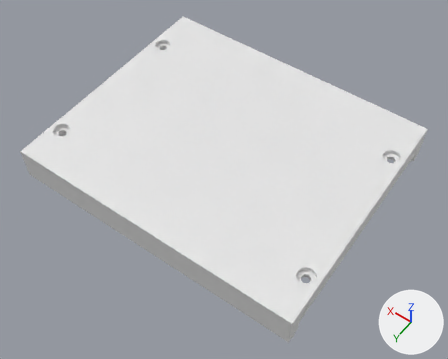
An edit to the Blender file v2_BlenderSource/Backplate_Center.blend, drawn before and after from the same camera.
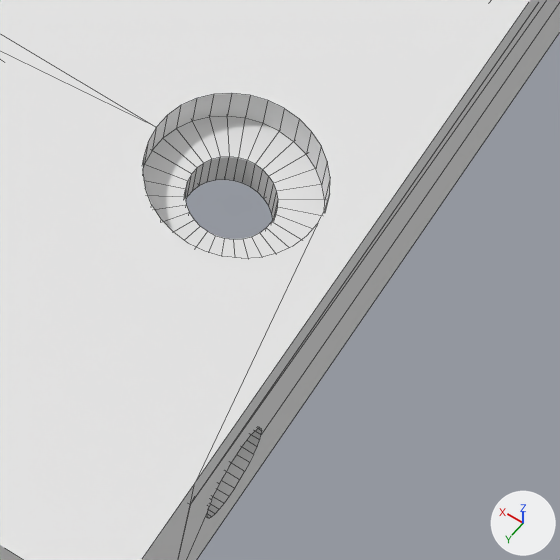
The first picture shows the older version from a 50 mm camera at (-11.04, 15.3, 25.51) aimed at (-0.46, 0.48, 2.22). The close-ups show both versions on the part from 63% to 76% of the width and 72% to 89% of the height of that picture; other places that the commit changed are outside them. The lights are fixed; the arrows at lower right show +X, +Y and +Z. The close-ups show mesh edges as thin lines.

Names of what the first close-up shows: 'Plane', 'ScrewHole_TopLeft', 'WallMount_Left'.
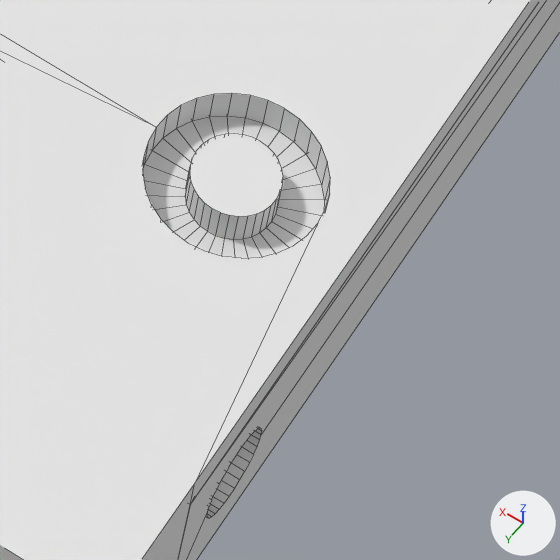
Location of each change, [x1, y1, x2, y2] in pixels of the close-ups (560 x 560 px):
'ScrewHole_TopLeft_Support', added: after [185, 134, 283, 239]

The change, as a diff of the scene's bpy script:
```diff
--- a/v2_BlenderSource/Backplate_Center.blend.py
+++ b/v2_BlenderSource/Backplate_Center.blend.py
@@ me_screwhole_013 @@
+me_screwhole_013.from_pydata(...)  # a 32-sided cylinder along z spanning x -0.2..0.2, y -0.2..0.2, z -0.007..0.193
@@ ob_screwhole_topleft_support @@
+ob_screwhole_topleft_support = bpy.data.objects.new('ScrewHole_TopLeft_Support', me_screwhole_013)
+ob_screwhole_topleft_support.location = (-6.675, 3.612, 3.732)
```
